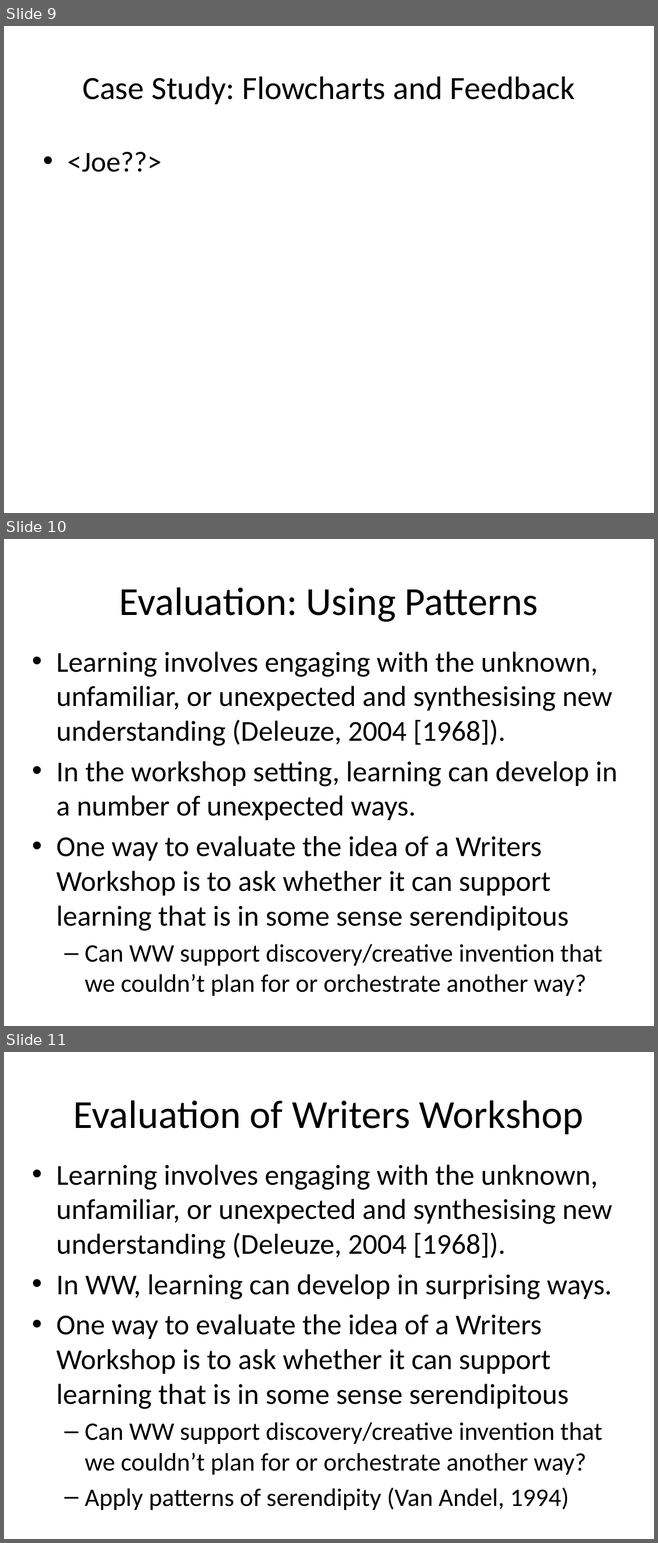
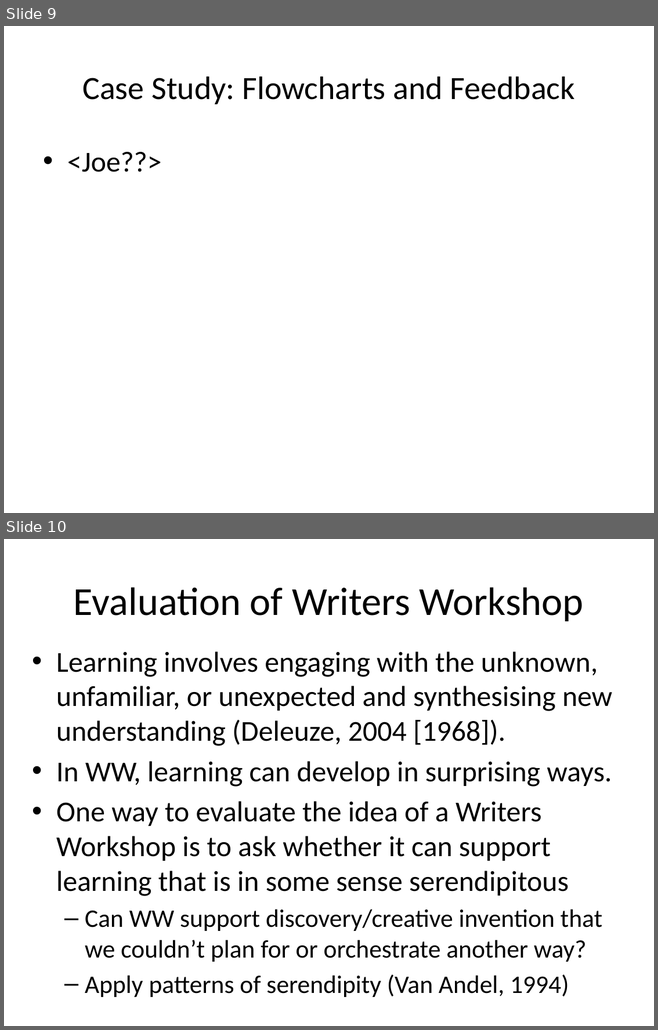
Before and after one commit to holtzermann17/feedback, a slide deck: IJCAIpresentation.pptx. Shown one above the other, each under a label of ours: slides 9, 10 and 11 before the commit, slides 9 and 10 after it. The pictures are 658x1543 and 658x1030 pixels, drawn with LibreOffice and Linux fonts; fonts in the diff are those of the drawing. Boxes give left, top, right and bottom in pixels: in the first picture for what was removed or moved away, otherwise in the second. Text is boxed around its words. In the diff, an @@ line names an element or a change of style, - is before the commit and + after.

Commit message:
edited presentation

```diff
--- a/IJCAIpresentation.pptx
+++ b/IJCAIpresentation.pptx
@@ slide 10 removed at (x1=4, y1=539, x2=654, y2=1026), background #FFFFFF @@
@@ title removed at (x1=119, y1=587, x2=538, y2=622) @@
-Evaluation: Using Patterns
@@ text removed at (x1=56, y1=652, x2=617, y2=996) @@
-• Learning involves engaging with the unknown, unfamiliar, or unexpected and synthesising new understanding (Deleuze, 2004 [1968]).
-• In the workshop setting, learning can develop in a number of unexpected ways.
-• One way to evaluate the idea of a Writers Workshop is to ask whether it can support learning that is in some sense serendipitous
-  – Can WW support discovery/creative invention that we couldn’t plan for or orchestrate another way?
@@ what was slide 11 is now slide 10 @@
```
